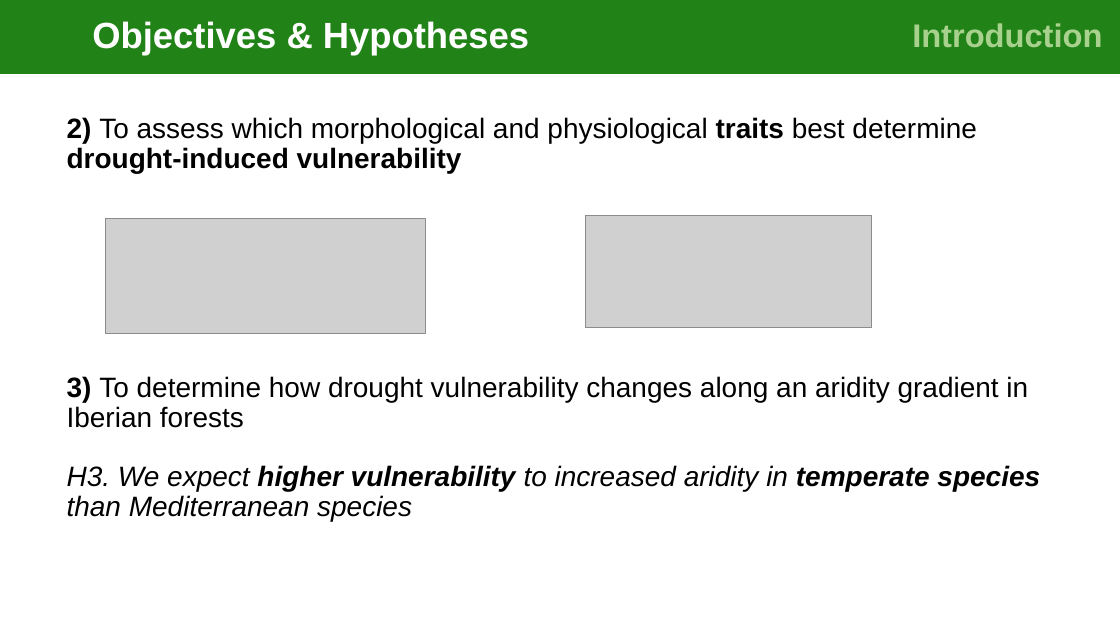
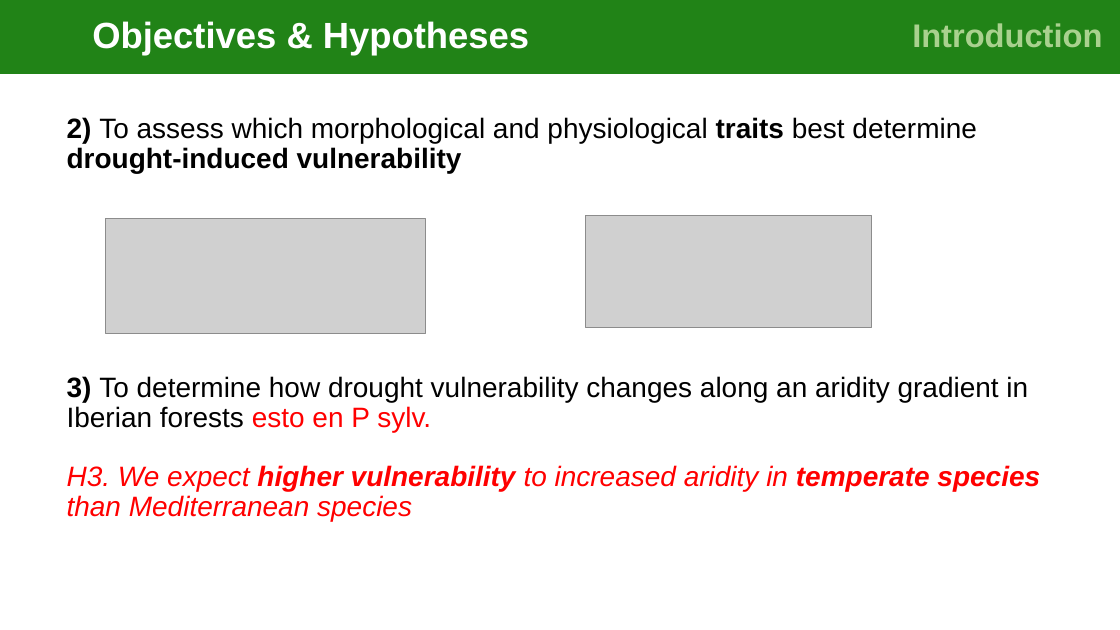
Before and after one commit to cris-fernandez/Tesis_Individuo, a slide deck: slide 6 of 06_ppts/exploratory_analysis_figures_v2-CFB.pptx. Drawn at 1120x630 pixels with LibreOffice and Linux fonts; fonts in the diff are those of the drawing; grey boxes stand for pictures. Boxes give left, top, right and bottom in pixels: in the first picture for what was removed or moved away, otherwise in the second. Text is boxed around its words. In the diff, an @@ line names an element or a change of style, - is before the commit and + after.

Commit message:
Ppt updates after meeting with Paloma

```diff
--- a/06_ppts/exploratory_analysis_figures_v2-CFB.pptx
+++ b/06_ppts/exploratory_analysis_figures_v2-CFB.pptx
@@ text at [67, 376, 1028, 432]: text changed @@
-3) To determine how drought vulnerability changes along an aridity gradient in Iberian forests
+3) To determine how drought vulnerability changes along an aridity gradient in Iberian forests esto en P sylv.
@@ text "H3. We expect higher vulnerability ..." at [67, 465, 1040, 521]: text colour #000000 to #FF0000 @@
```
Also in this commit, not shown: 1 other file.
